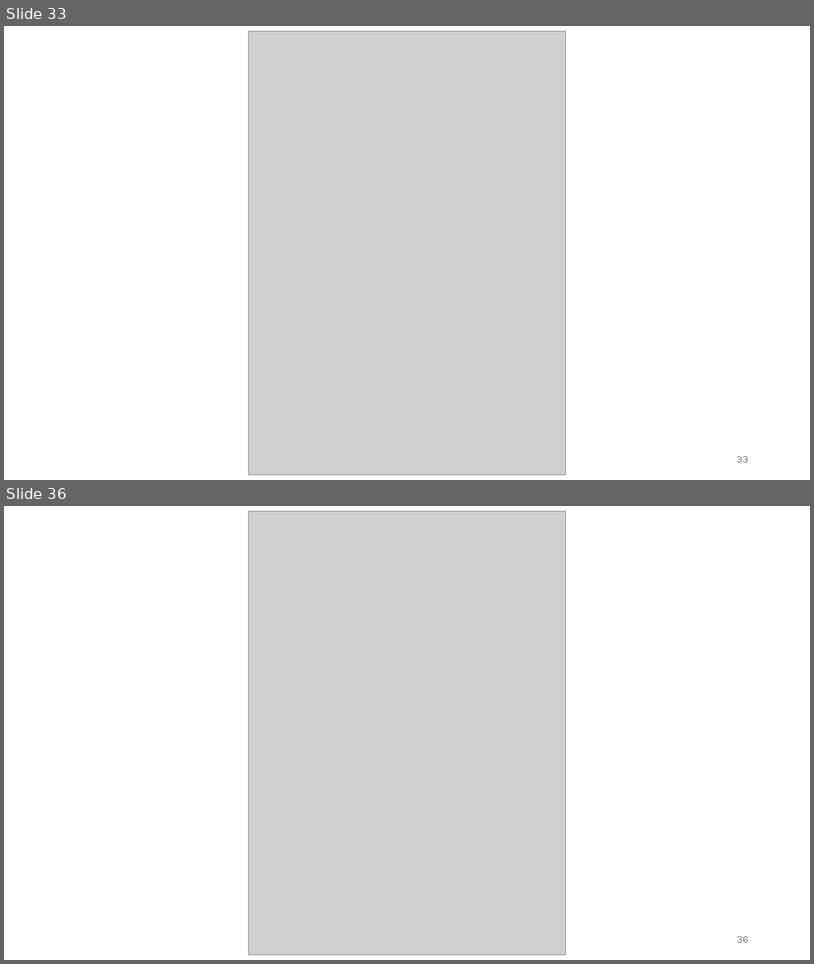
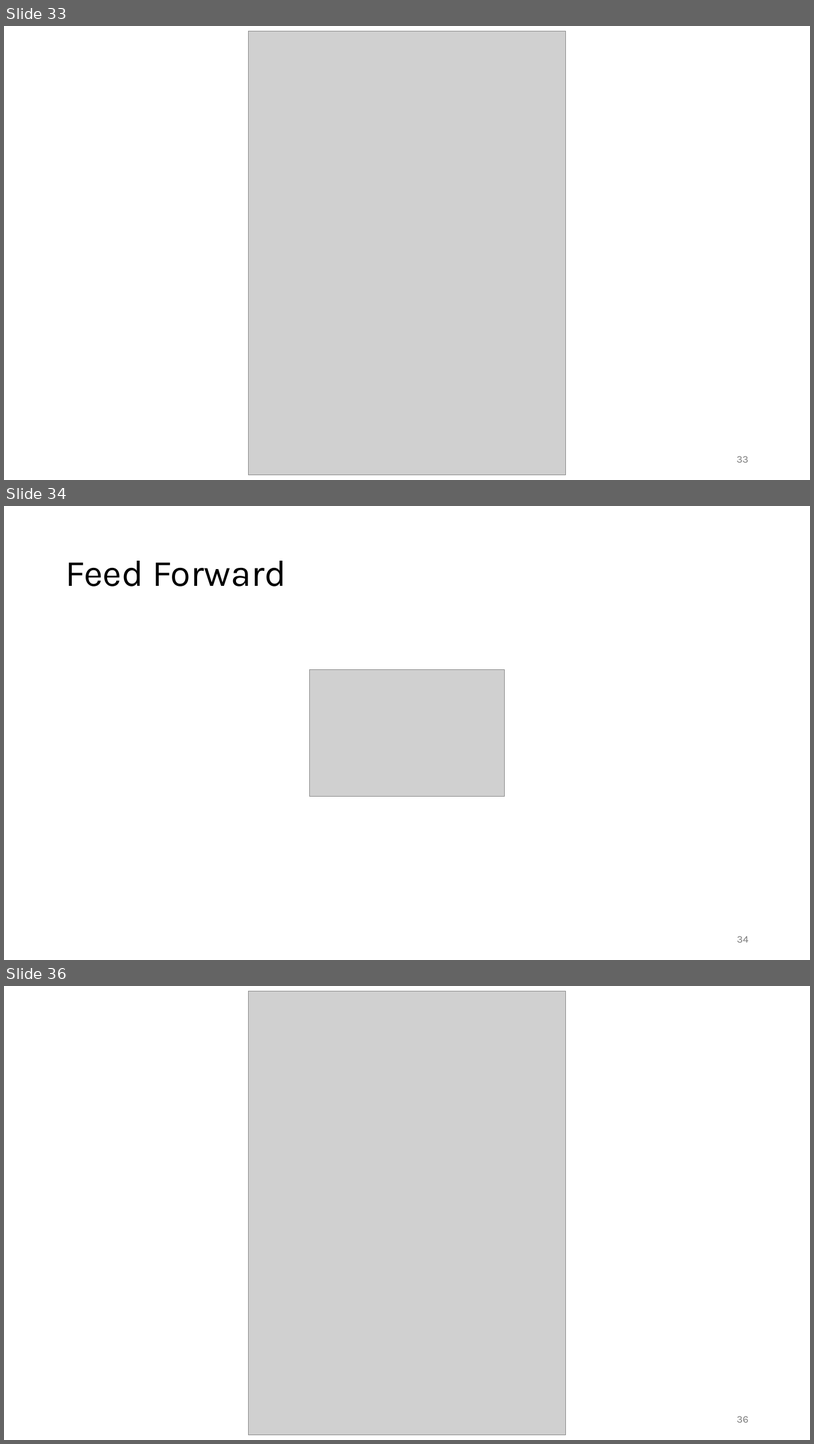
Before and after one commit to gjbex/Deploying-LLMs-locally, a slide deck: local_LLMs.pptx. Shown one above the other, each under a label of ours: slides 33 and 36 before the commit, slides 33, 34 and 36 after it; the slides between them are not shown. The pictures are 814x964 and 814x1444 pixels, drawn with LibreOffice and Linux fonts; fonts in the diff are those of the drawing; grey boxes stand for pictures. Boxes give left, top, right and bottom in pixels: in the first picture for what was removed or moved away, otherwise in the second. Text is boxed around its words. In the diff, an @@ line names an element or a change of style, - is before the commit and + after.

Commit message:
Add slide on feed forward layers

```diff
--- a/local_LLMs.pptx
+++ b/local_LLMs.pptx
@@ slide 34 added at (4, 506, 810, 960), background #FFFFFF @@
@@ title added at (65, 561, 287, 586), 44 pt, text #000000 @@
+Feed Forward
@@ picture added at (310, 670, 505, 796) @@
@@ page number added at (737, 936, 749, 942), 12 pt, text #797979 @@
+34
```
Also in this commit, not shown: 1 slide changed, 2 other slides added.
